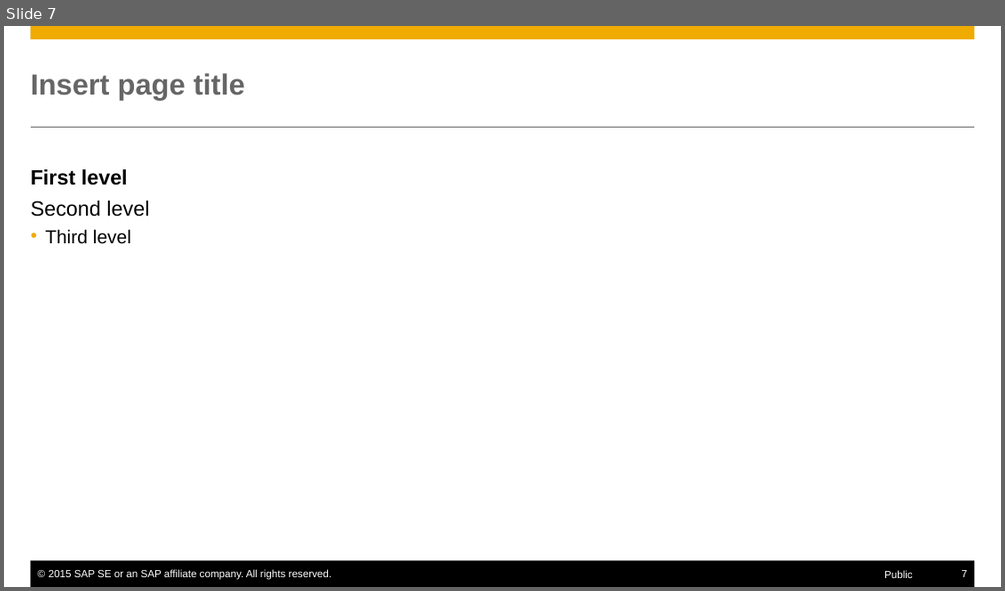
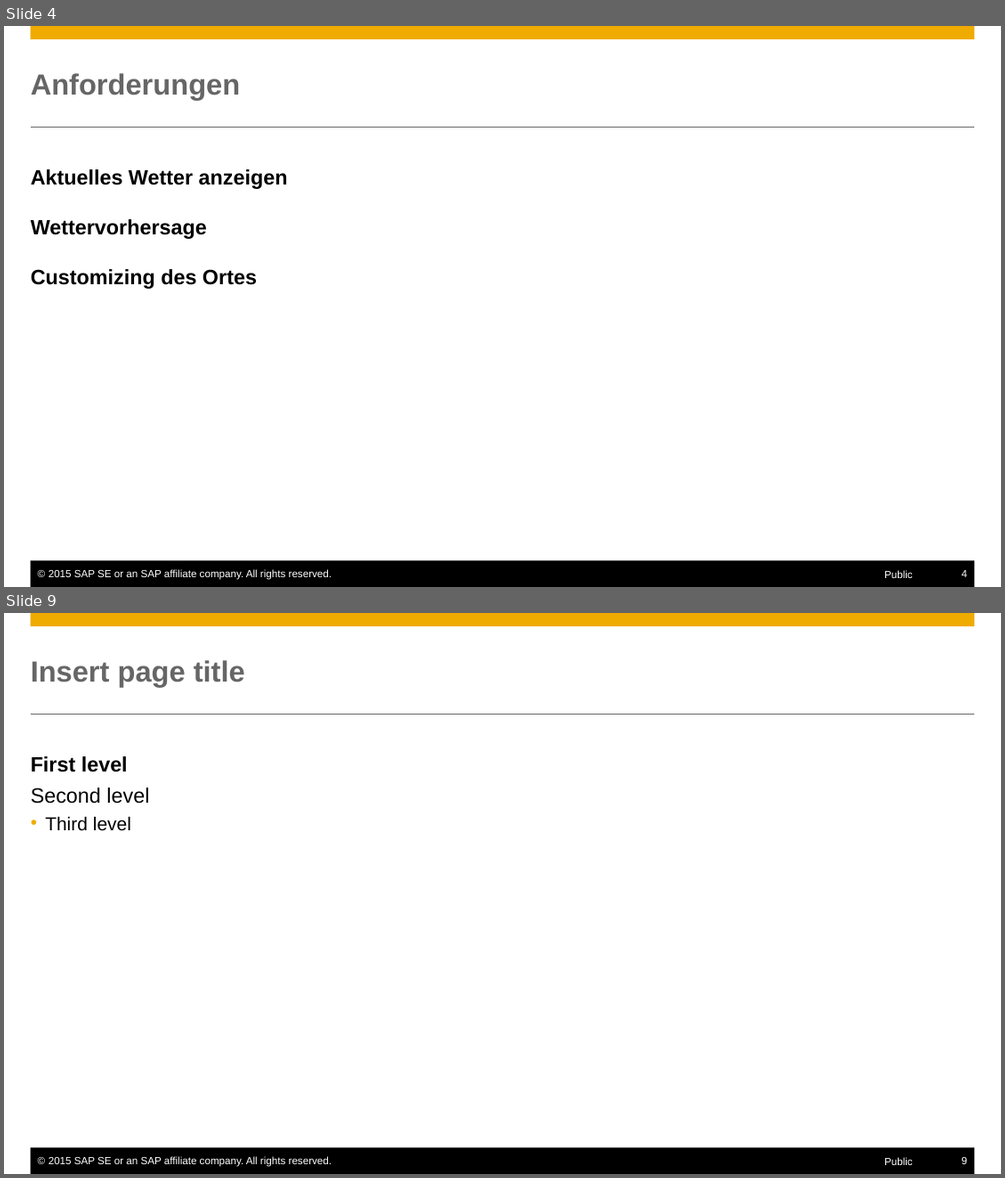
Before and after one commit to Nimuae/openui5_weather, a slide deck: Präsentation.pptx. Shown one above the other, each under a label of ours: slide 7 before the commit, slides 4 and 9 after it; the slides between them are not shown. The pictures are 1005x591 and 1005x1178 pixels, drawn with LibreOffice and Linux fonts; fonts in the diff are those of the drawing. Boxes give left, top, right and bottom in pixels: in the first picture for what was removed or moved away, otherwise in the second. Text is boxed around its words. In the diff, an @@ line names an element or a change of style, - is before the commit and + after.

```diff
--- a/Präsentation.pptx
+++ b/Präsentation.pptx
@@ slide 4 added at (x1=4, y1=26, x2=1001, y2=587), background #FFFFFF; not listed: 6 template elements that a slide beside it also shows @@
@@ title added at (x1=31, y1=73, x2=240, y2=100), 28 pt, text #666666, bold @@
+Anforderungen
@@ text added at (x1=31, y1=169, x2=288, y2=289), 20 pt, text #000000, bold @@
+Aktuelles Wetter anzeigen
+Wettervorhersage
+Customizing des Ortes
@@ what was slide 7 is now slide 9 @@
@@ page number at (x1=962, y1=1157, x2=967, y2=1164): text changed @@
-7
+9
```
Also in this commit, not shown: 1 slide changed, 5 other slides added, 4 slides removed, 1 other file.
